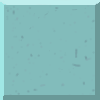
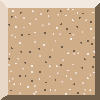
Revision of a layered 100px x 100px image; what changed, layer by layer:
hid "Paint Layer 1" (1st of 2), moved it above "Color Combination Pastel Dreams - Canva's Design Wiki - Google Chrome 2_1_2024 …", painted on it over box(0, 0, 100, 100)
added layer "Paint Layer 3" above "Copy of Face" over box(8, 8, 95, 95)
added layer "Copy of Face" above "Face" over box(1, 3, 100, 100)
hid "Face", painted on it over box(3, 2, 100, 100)
added layer "Paint Layer 1" (2nd of 2) above "Paint Layer 2" over box(0, 0, 100, 100)
added layer "Paint Layer 2" above "Background" over box(0, 0, 100, 100)
hid "Background" over box(0, 0, 100, 100)
